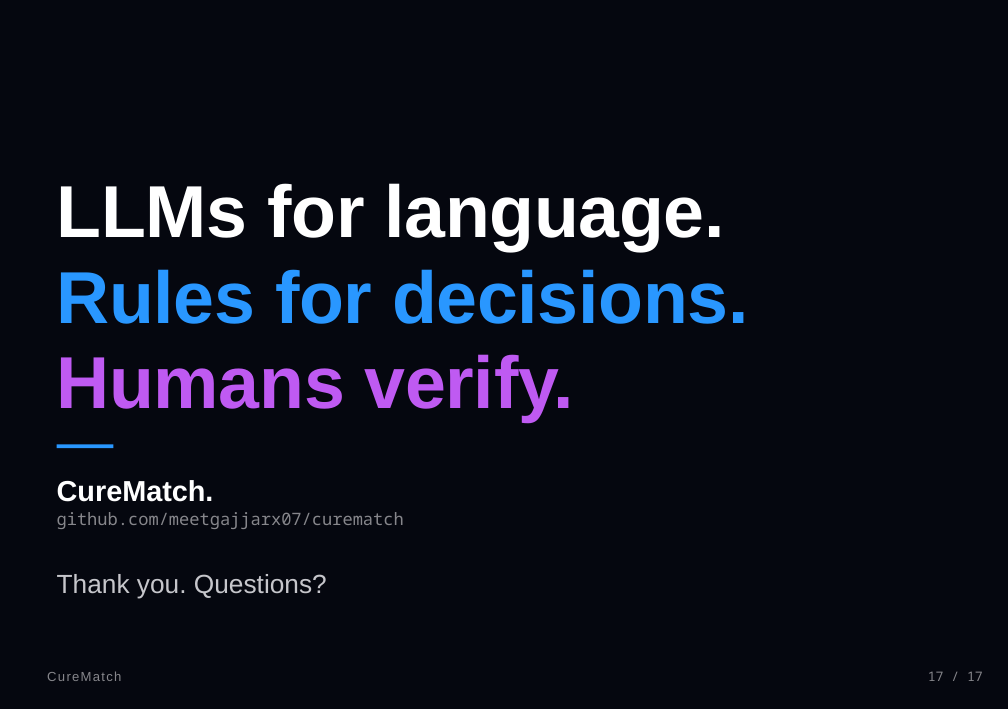
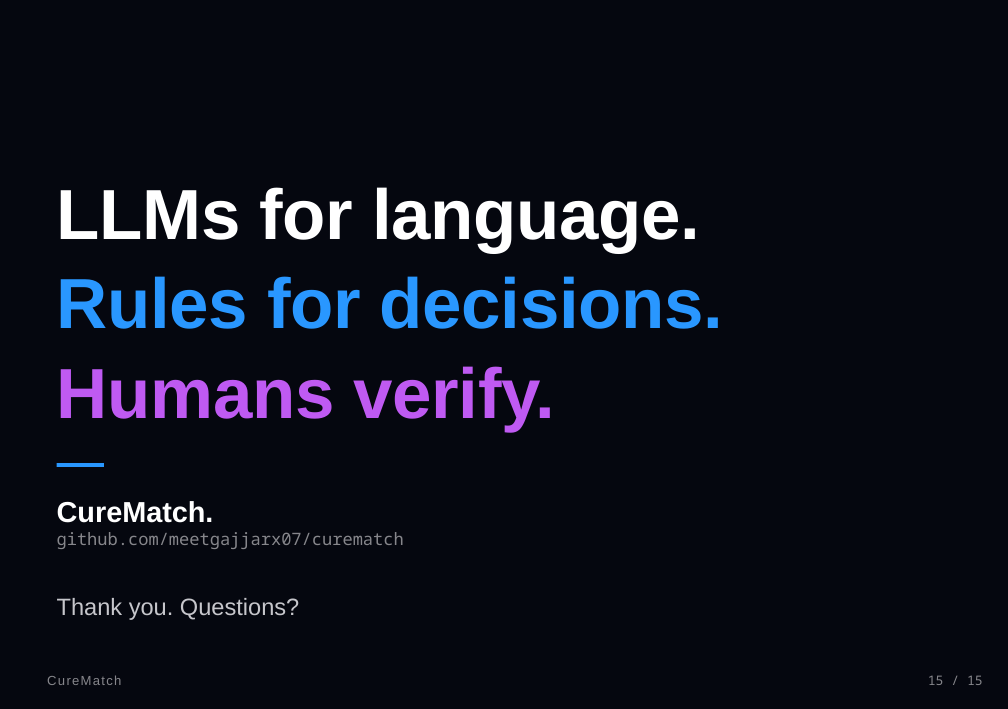
Before and after one commit to meetgajjarx07/curematch, a slide deck: slide 15 of CureMatch_Presentation.pptx (slide 17 before the commit). Drawn at 1008x709 pixels with LibreOffice and Linux fonts; fonts in the diff are those of the drawing. Boxes give left, top, right and bottom in pixels: in the first picture for what was removed or moved away, otherwise in the second. Text is boxed around its words. In the diff, an @@ line names an element or a change of style, - is before the commit and + after.

```diff
--- a/CureMatch_Presentation.pptx
+++ b/CureMatch_Presentation.pptx
@@ size 56 to 54 pt; line spacing 1.15 to 1.2 in 3 elements at bbox=[57, 366, 554, 432], bbox=[57, 276, 723, 329], bbox=[57, 187, 700, 252] @@
@@ text "Humans verify.": place and size @@
-text "Humans verify." at bbox=[57, 354, 574, 422]
+text "Humans verify." at bbox=[57, 366, 554, 432]
@@ rectangle: place and size @@
-rectangle at bbox=[57, 444, 113, 448]
+rectangle at bbox=[57, 463, 104, 467]
@@ line spacing 1.15 to 1.2 in 3 elements at bbox=[47, 675, 121, 685], bbox=[57, 532, 404, 549], bbox=[57, 501, 214, 523] @@
@@ text "CureMatch.": place and size @@
-text "CureMatch." at bbox=[57, 480, 214, 502]
+text "CureMatch." at bbox=[57, 501, 214, 523]
@@ text "github.com/meetgajjarx07/curematch": place and size @@
-text "github.com/meetgajjarx07/curematch" at bbox=[57, 512, 404, 529]
+text "github.com/meetgajjarx07/curematch" at bbox=[57, 532, 404, 549]
@@ text "Thank you. Questions?": place and size @@
-text "Thank you. Questions?" at bbox=[57, 574, 327, 599]
+text "Thank you. Questions?" at bbox=[57, 598, 299, 620]
@@ text "Thank you. Questions?" at bbox=[57, 598, 299, 620]: size 20 to 18 pt; line spacing 1.15 to 1.2 @@
@@ text removed at bbox=[928, 671, 983, 681] @@
-17 / 17
@@ text added at bbox=[928, 675, 983, 685], 10 pt, text #86868B @@
+15 / 15
```
Also in this commit, not shown: 8 other slides changed, 6 slides added, 8 slides removed, 2 other files.
